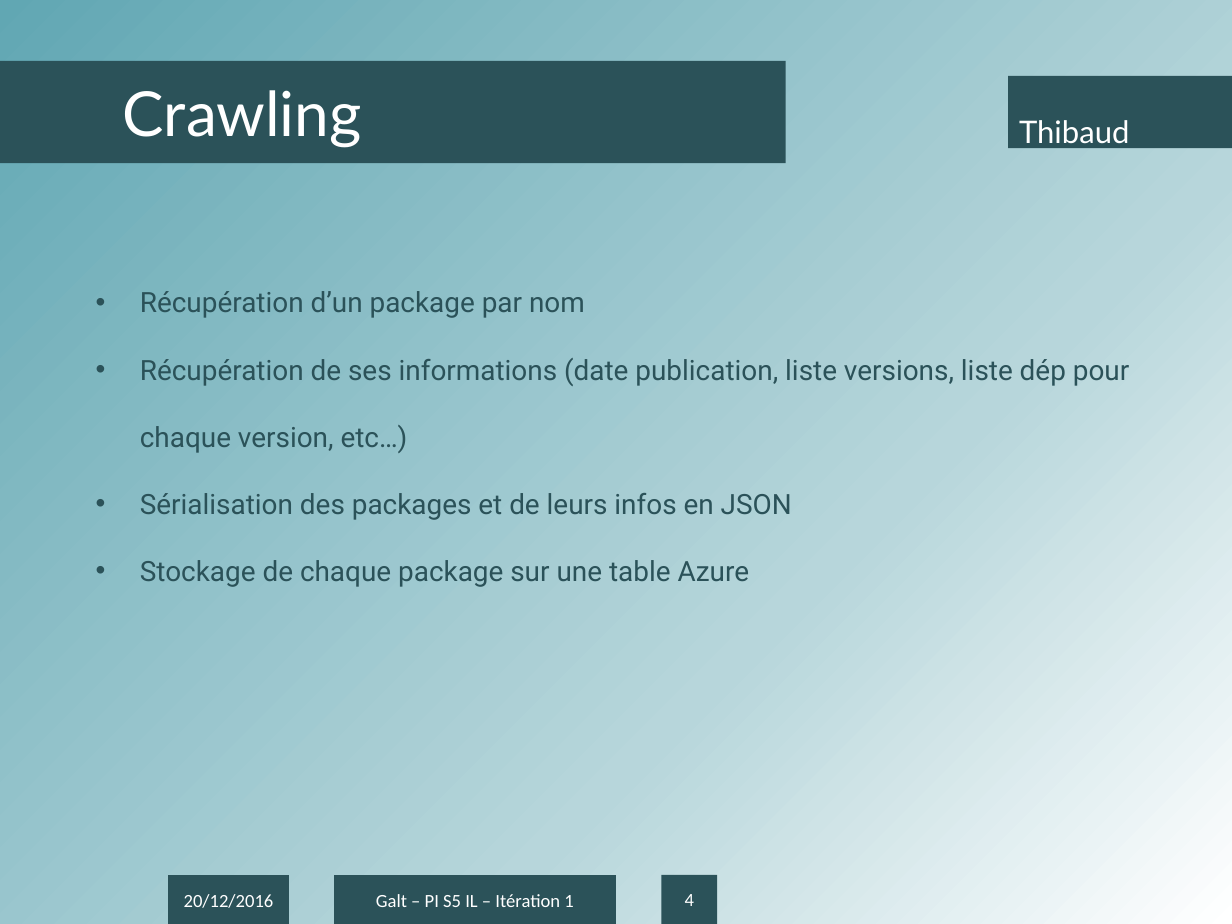
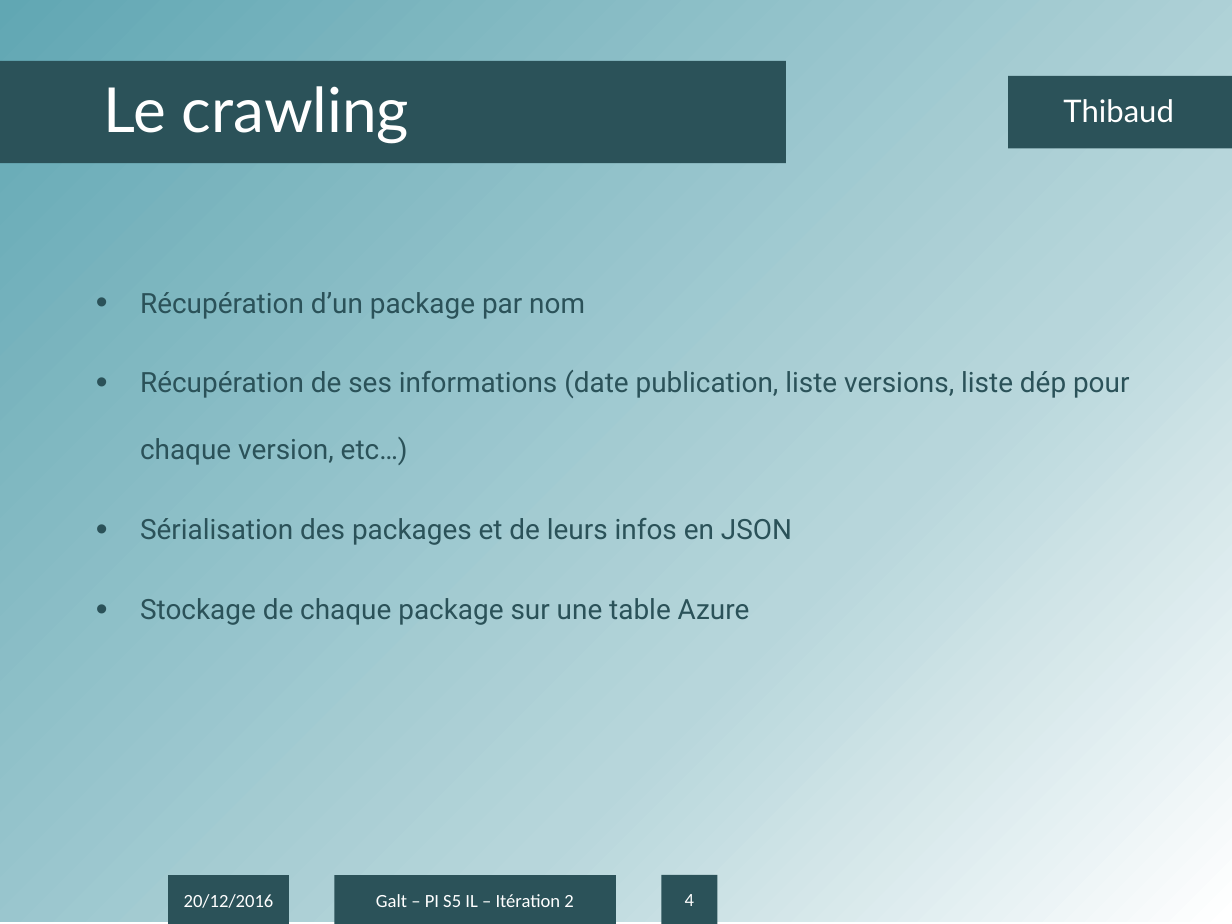
Before and after one commit to antonin-charrier/Project-Galt, a slide deck: slide 4 of Itérations/Présentation IT2.pptx. Drawn at 1232x924 pixels with LibreOffice and Linux fonts; fonts in the diff are those of the drawing; background and template pictures are left out. Boxes give left, top, right and bottom in pixels: in the first picture for what was removed or moved away, otherwise in the second. Text is boxed around its words. In the diff, an @@ line names an element or a change of style, - is before the commit and + after.

```diff
--- a/Itérations/Présentation IT2.pptx
+++ b/Itérations/Présentation IT2.pptx
@@ title "Le crawling" at (x1=0, y1=61, x2=786, y2=163): rectangle to title @@
@@ title at (x1=104, y1=86, x2=409, y2=144): text changed @@
-Crawling
+Le crawling
@@ text "Thibaud" at (x1=1008, y1=76, x2=1232, y2=149): line spacing 1 to 0.9; more space between paragraphs; rectangle to text @@
@@ text "Récupération d’un package par nom" at (x1=140, y1=292, x2=1129, y2=625): more space between paragraphs @@
@@ text in rectangle at (x1=376, y1=894, x2=573, y2=907): text changed @@
-Galt – PI S5 IL – Itération 1
+Galt – PI S5 IL – Itération 2
```
Also in this commit, not shown: 7 other slides changed.
